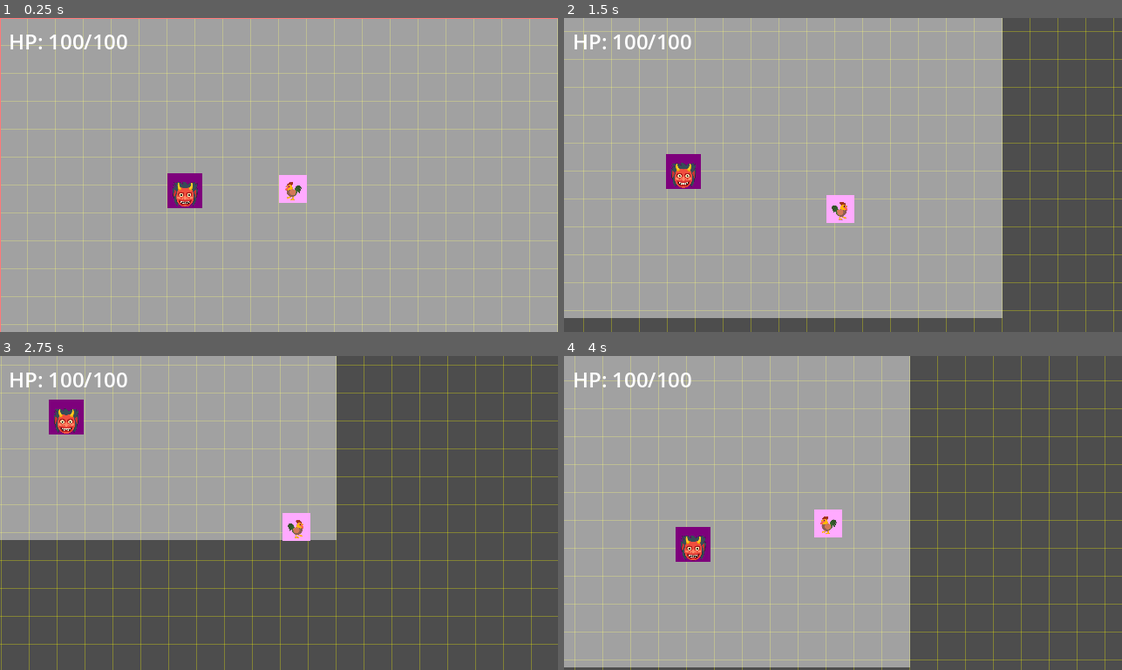
Above: before the commit, frames 1-4 (two rows, left to right).
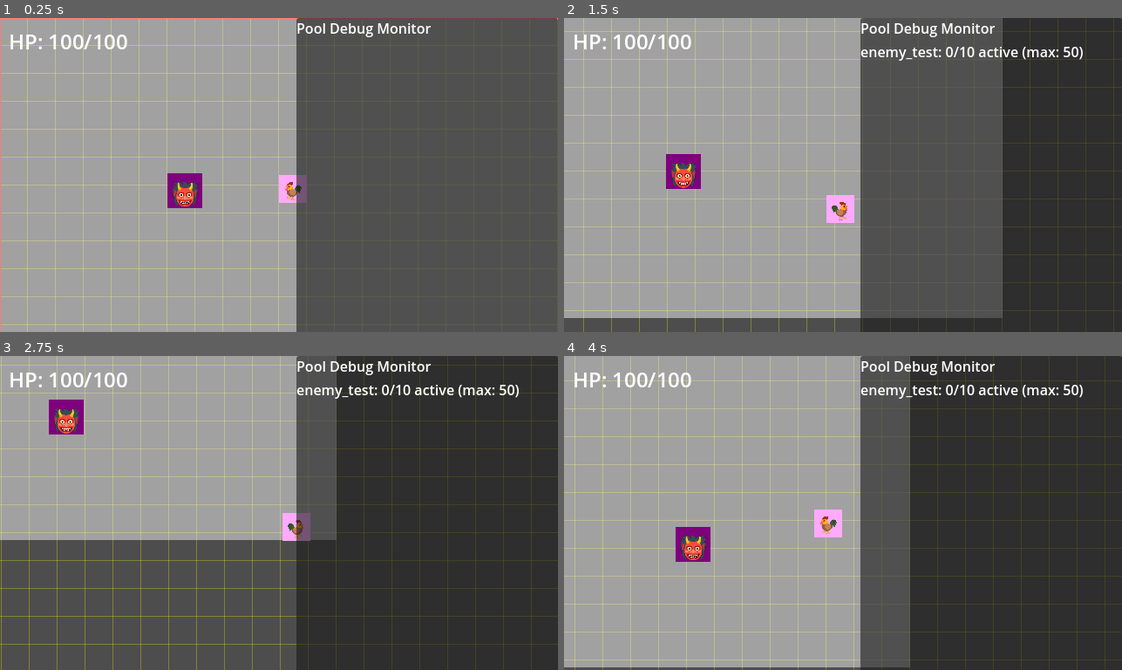
Above: after the commit, the same moments.

Repository: thejoshyee/sarimanok-game
Game: Godot game, scene res://main.tscn
The game is run twice, just before and just after one commit, with the same random seed, the same clock (stepped at 60 frames per second) and the same inputs.
Inputs:
- Up to frame 1 (0.25 s): no input
- Up to frame 2 (1.5 s): tap Enter at 0.5 s; hold Right (move_right) 0.53-1.28 s; hold S (move_down) from 1.28 s (still down)
- Up to frame 3 (2.75 s): release S (move_down) at 2.03 s; hold Right (move_right) from 2.03 s (still down)
- Up to frame 4 (4 s): release Right (move_right) at 2.78 s; hold Up (move_up) 2.78-3.53 s; hold A (move_left) from 3.53 s (still down)

The runs differ from the first frame. In frame 1, 47% of the frame differs, in the area x 53-100%, y 0-100%; in frame 2, 47%; in frame 3, 47%; in frame 4, 47%.

Commit message:
feat(pooling): add debug overlay to monitor pool utilization
- Created pool_debug_overlay.tscn UI component with Panel and VBoxContainer
- Added pool_debug_overlay.gd script that queries PoolManager stats every 0.5s
- Displays real-time metrics: pool_id, active/total instances, and max capacity
- Positioned overlay in top-right corner using CanvasLayer to stay above game world
- Added F3 hotkey to toggle overlay visibility during development
- Integrated overlay into main scene for runtime debugging

This provides real-time visibility into pool usage patterns, helping identify
memory leaks (active count not dropping) and pool exhaustion issues during
gameplay testing.

Diff:
--- a/game/main.tscn
+++ b/game/main.tscn
@@ -7,6 +7,7 @@
 [ext_resource type="PackedScene" uid="uid://cg2j7pspt52yr" path="res://scenes/ui/pause_menu.tscn" id="3_h2yge"]
 [ext_resource type="PackedScene" uid="uid://coqhlglw7m7ay" path="res://scenes/enemies/test_enemy.tscn" id="4_1bvp3"]
 [ext_resource type="Script" uid="uid://dmuri4ffvpoe1" path="res://scripts/hud.gd" id="5_lquwl"]
+[ext_resource type="PackedScene" uid="uid://bib7nigil0j4a" path="res://scenes/ui/pool_debug_overlay.tscn" id="8_5vw27"]
 
 [sub_resource type="TileSet" id="TileSet_ig7tw"]
 tile_size = Vector2i(32, 32)
@@ -51,3 +52,5 @@
 offset_bottom = 33.0
 theme_override_font_sizes/font_size = 24
 text = "HP: 100/100"
+
+[node name="PoolDebugOverlay" parent="." instance=ExtResource("8_5vw27")]
--- /dev/null
+++ b/game/scenes/ui/pool_debug_overlay.tscn
@@ -0,0 +1,33 @@
+[gd_scene load_steps=2 format=3 uid="uid://bib7nigil0j4a"]
+
+[ext_resource type="Script" uid="uid://bodhs6j6834vy" path="res://scripts/pool_debug_overlay.gd" id="1_nsj36"]
+
+[node name="PoolDebugOverlay" type="Control"]
+custom_minimum_size = Vector2(300, 400)
+layout_mode = 3
+anchors_preset = 1
+anchor_left = 1.0
+anchor_right = 1.0
+offset_left = -300.0
+offset_bottom = 400.0
+grow_horizontal = 0
+script = ExtResource("1_nsj36")
+
+[node name="CanvasLayer" type="CanvasLayer" parent="."]
+
+[node name="Panel" type="Panel" parent="CanvasLayer"]
+custom_minimum_size = Vector2(300, 400)
+anchors_preset = 1
+anchor_left = 1.0
+anchor_right = 1.0
+offset_left = -300.0
+offset_bottom = 400.0
+grow_horizontal = 0
+
+[node name="VBoxContainer" type="VBoxContainer" parent="CanvasLayer/Panel"]
+layout_mode = 0
+offset_right = 40.0
+offset_bottom = 40.0
+
+[node name="TitleLabel" type="Label" parent="CanvasLayer/Panel/VBoxContainer"]
+layout_mode = 2
--- /dev/null
+++ b/game/scripts/pool_debug_overlay.gd
@@ -0,0 +1,44 @@
+extends Control
+
+@onready var vbox = $CanvasLayer/Panel/VBoxContainer
+@onready var title_label = $CanvasLayer/Panel/VBoxContainer/TitleLabel
+
+var _pool_labels: Dictionary = {}  # { "pool_id": Label }
+
+# Called when the node enters the scene tree for the first time.
+func _ready() -> void:
+	title_label.text = "Pool Debug Monitor"
+
+	# Update stats every 0.5 seconds
+	var timer = Timer.new()
+	timer.wait_time = 0.5
+	timer.timeout.connect(_update_stats)
+	add_child(timer)
+	timer.start()
+
+func _update_stats() -> void:
+	var all_stats = PoolManager.get_all_stats()
+
+	for pool_id in all_stats.keys():
+		var stats = all_stats[pool_id]
+		var label: Label
+
+		# Create label if this is a new pool
+		if not _pool_labels.has(pool_id):
+			label = Label.new()
+			vbox.add_child(label)
+			_pool_labels[pool_id] = label
+		else:
+			label = _pool_labels[pool_id]
+
+		# Update the label text with current stats
+		label.text = "%s: %d/%d active (max: %d)" % [
+			pool_id,
+			stats.active,
+			stats.total,
+			stats.max if stats.max > 0 else 999
+		]
+
+func _unhandled_input(event: InputEvent) -> void:
+	if event is InputEventKey and event.pressed and event.keycode == KEY_F3:
+		$CanvasLayer.visible = not $CanvasLayer.visible
Not shown: 1 places in game/main.tscn that only renumber resources
Not shown, added: game/scripts/pool_debug_overlay.gd.uid
Not shown, changed: .taskmaster/tasks/tasks.json
